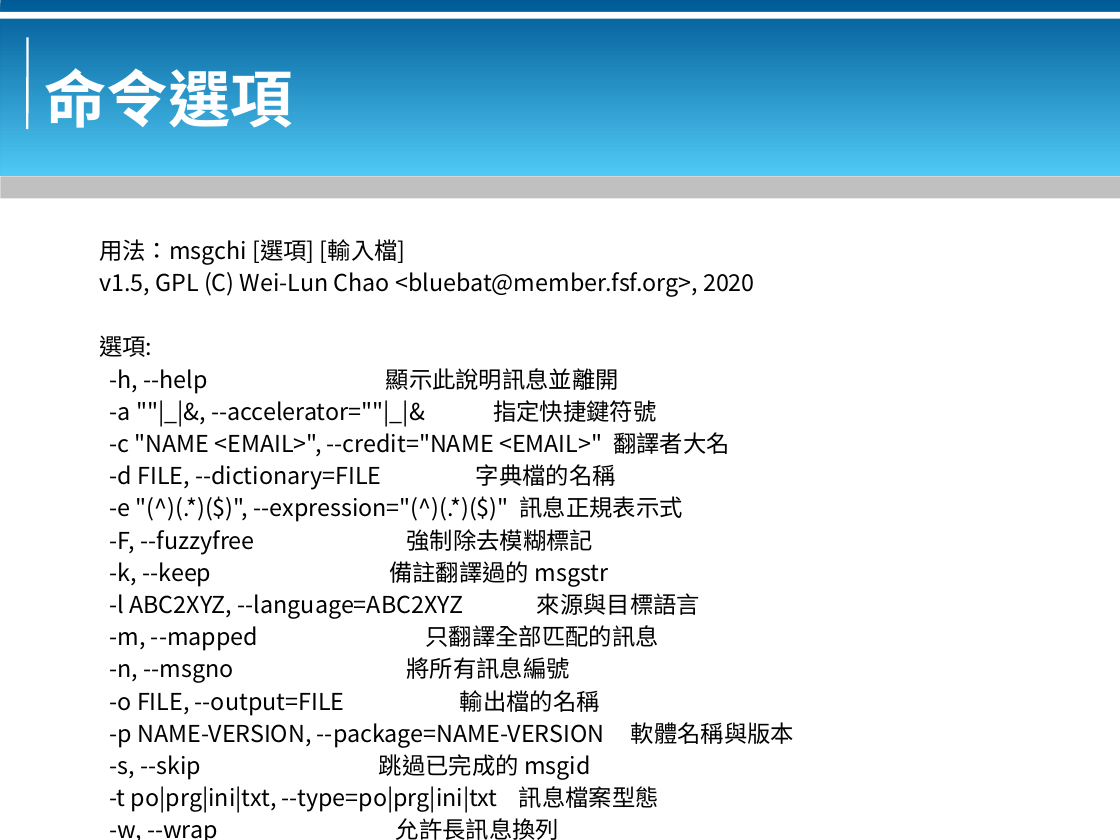
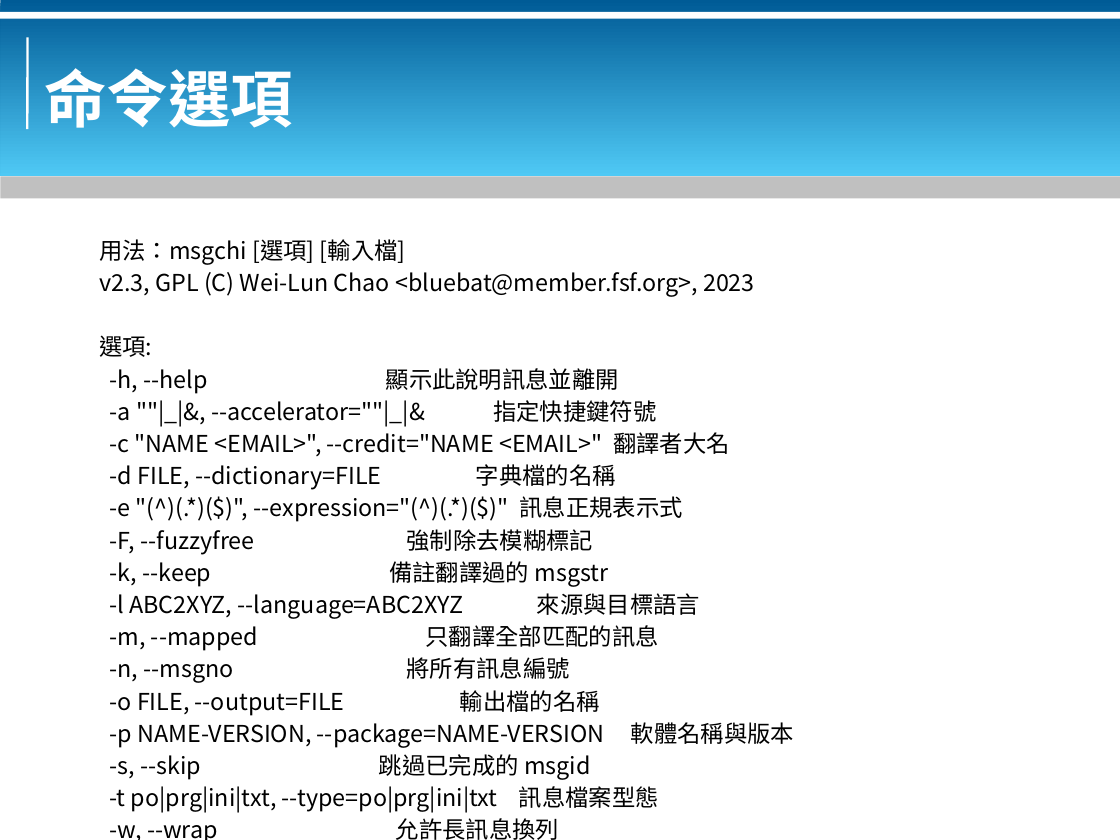
Before and after one commit to bluebat/.presentations, a slide deck: slide 8 of msgchi-l10n-tool.odp. Drawn at 1120x840 pixels with LibreOffice and Linux fonts; fonts in the diff are those of the drawing; background and template pictures are left out. Boxes give left, top, right and bottom in pixels: in the first picture for what was removed or moved away, otherwise in the second. Text is boxed around its words. In the diff, an @@ line names an element or a change of style, - is before the commit and + after.

```diff
--- a/msgchi-l10n-tool.odp
+++ b/msgchi-l10n-tool.odp
@@ text at (99, 272, 755, 297): text changed @@
-v1.5, GPL (C) Wei-Lun Chao <bluebat@member.fsf.org>, 2020
+v2.3, GPL (C) Wei-Lun Chao <bluebat@member.fsf.org>, 2023
```
Also in this commit, not shown: 3 other slides changed, 1 other file.
